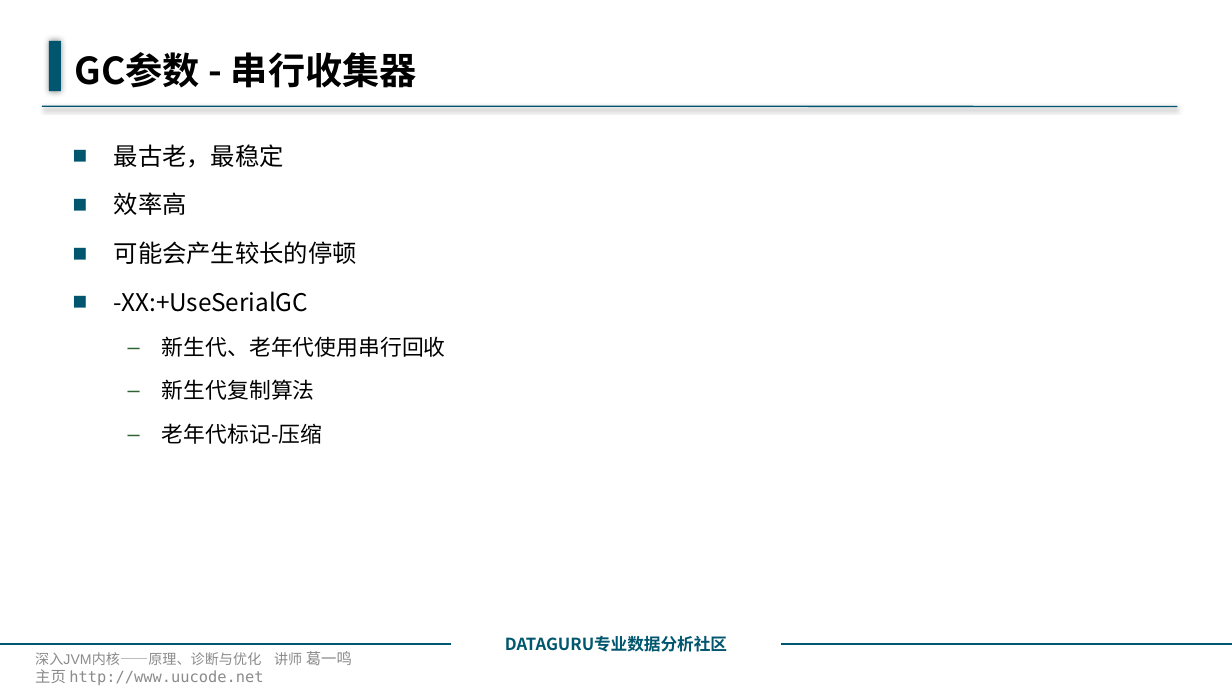
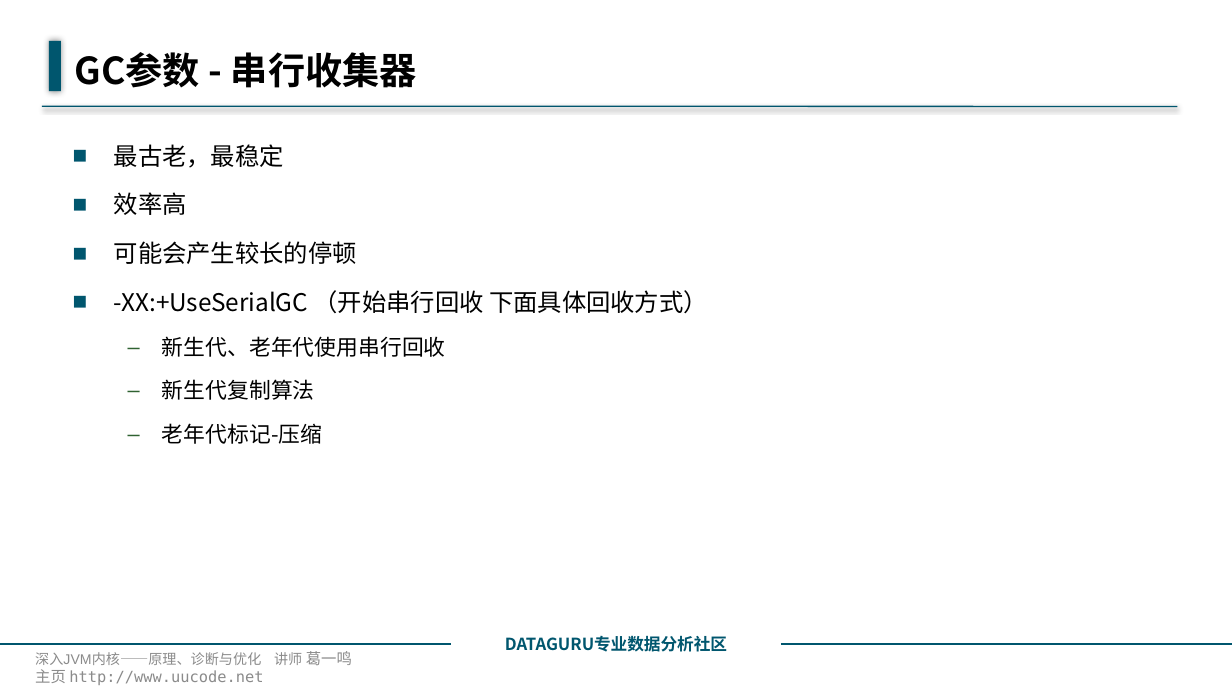
Before and after one commit to 1606884098/javabase, a slide deck: slide 3 of javabase1Jvm/src/main/java/com/javabase/jvm1runtime/runtimeDetail/5.GC参数.pptx. Drawn at 1232x692 pixels with LibreOffice and Linux fonts; fonts in the diff are those of the drawing; background and template pictures are left out. Boxes give left, top, right and bottom in pixels: in the first picture for what was removed or moved away, otherwise in the second. Text is boxed around its words. In the diff, an @@ line names an element or a change of style, - is before the commit and + after.

```diff
--- a/javabase1Jvm/src/main/java/com/javabase/jvm1runtime/runtimeDetail/5.GC参数.pptx
+++ b/javabase1Jvm/src/main/java/com/javabase/jvm1runtime/runtimeDetail/5.GC参数.pptx
@@ text at (x1=114, y1=290, x2=708, y2=313): text changed @@
-■ -XX:+UseSerialGC
+■ -XX:+UseSerialGC （开始串行回收 下面具体回收方式）
```
Also in this commit, not shown: 1 other slide changed, 7 other files.
